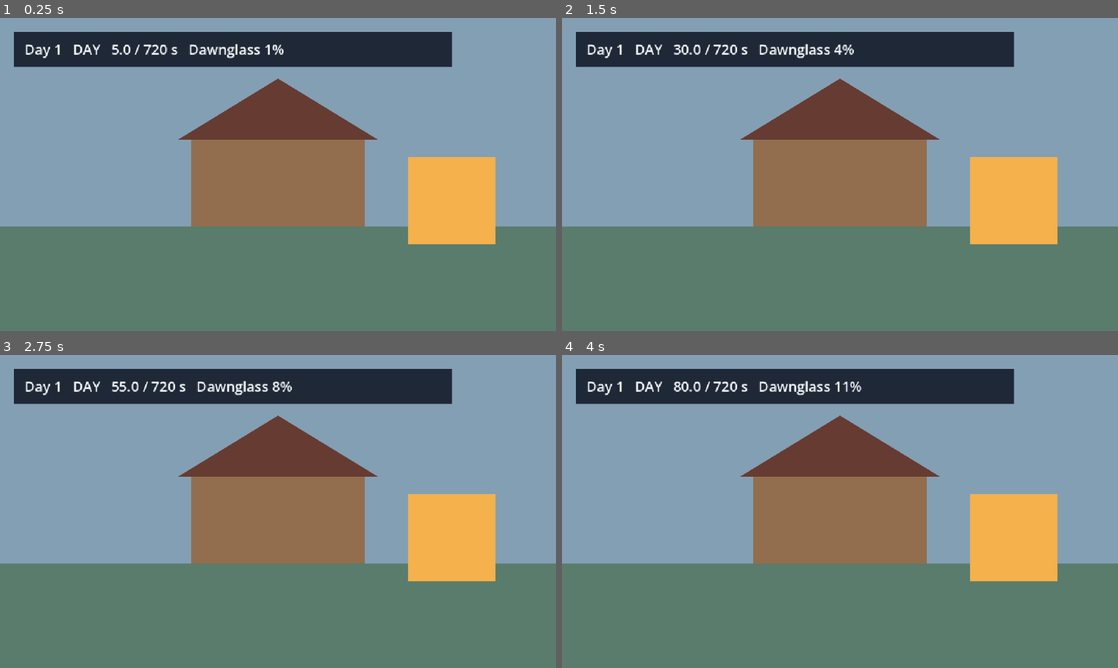
Above: before the commit, frames 1-4 (two rows, left to right).
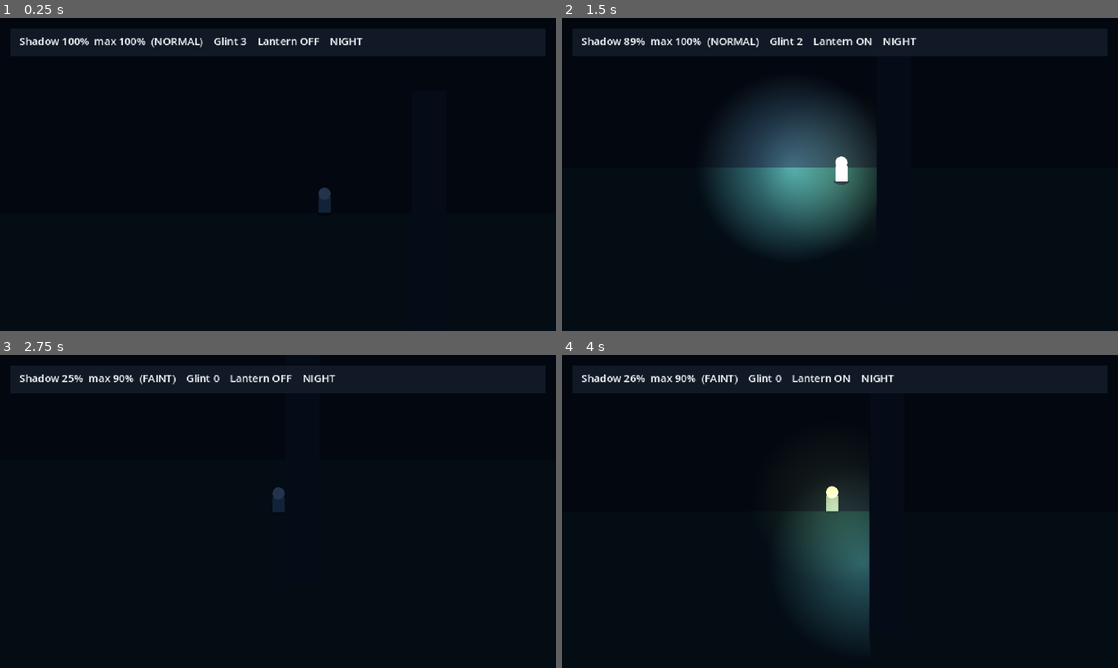
Above: after the commit, the same moments.

Repository: Chingkhei-lab/Dawnglass
Game: Godot game, scene res://scenes/debug/m3_lights.tscn
Same seed, same stepped clock (60 frames per second), same inputs: the game is played once before the commit and once after it. Before the commit the project starts from res://scenes/debug/m2_clock.tscn.
Inputs:
- Up to frame 1 (0.25 s): no input
- Up to frame 2 (1.5 s): hold D (move_right, bound only after the commit) 0.53-1.28 s; tap Q (glint, bound only after the commit) at 0.6 s; tap F (lantern, bound only after the commit) at 0.8, 1.35 s; hold S (move_down, bound only after the commit) from 1.28 s (still down)
- Up to frame 3 (2.75 s): tap Q (glint, bound only after the commit) at 1.55, 2.1 s; release S (move_down, bound only after the commit) at 2.03 s; hold D (move_right, bound only after the commit) from 2.03 s (still down); tap F (lantern, bound only after the commit) at 2.3 s
- Up to frame 4 (4 s): release D (move_right, bound only after the commit) at 2.78 s; hold W (move_up, bound only after the commit) 2.78-3.53 s; tap E (interact, bound only after the commit) at 2.85 s; tap Q (glint, bound only after the commit) at 3.05 s; hold A (move_left, bound only after the commit) from 3.53 s (still down); tap F (lantern, bound only after the commit) at 3.6 s

The runs differ from the first frame. In frame 1, 95% of the frame differs, in the area x 0-100%, y 0-100%; in frame 2, 95%; in frame 3, 95%; in frame 4, 95%.

Commit message:
M3: lights, Glint daylight and keeper shadows
Adds a cast-shadow lantern, a wall-aware daylight check shared by the
Glint burst and keeper exposure, and a shadow component with tuned
loss, sunlight recovery, the 30% maximum drop and the three visible
stages. Introduces the reusable Maren keeper scene, a shadow readout and
a 26-check driven harness. M1 and M2 test scenes were re-run clean.

Diff:
--- a/data/tuning.json
+++ b/data/tuning.json
@@ -25,6 +25,19 @@
   },
   "lighting": {
     "lantern_radius": 96.0,
-    "glint_charges": 3
+    "glint_charges": 3,
+    "glint_radius": 112.0,
+    "glint_duration": 4.0,
+    "obstacle_layer": 2
+  },
+  "shadow": {
+    "starting": 1.0,
+    "maximum": 1.0,
+    "dawnglass_loss_rate": 0.05,
+    "sunlight_recovery_rate": 0.02,
+    "low_threshold": 0.3,
+    "max_drop": 0.1,
+    "glint_cost": 0.05,
+    "flicker_speed": 6.0
   }
 }
--- a/project.godot
+++ b/project.godot
@@ -11,7 +11,7 @@
 [application]
 
 config/name="Dawnglass"
-run/main_scene="res://scenes/debug/m2_clock.tscn"
+run/main_scene="res://scenes/debug/m3_lights.tscn"
 config/features=PackedStringArray("4.7", "Forward Plus")
 config/icon="res://icon.svg"
 
@@ -32,11 +32,9 @@
 window/size/window_width_override=1280
 window/size/window_height_override=720
 window/stretch/mode="canvas_items"
-window/stretch/aspect="keep"
 
 [physics]
 
-common/physics_ticks_per_second=60
 3d/physics_engine="Jolt Physics"
 
 [rendering]
--- /dev/null
+++ b/scenes/debug/m3_lights.tscn
@@ -0,0 +1,71 @@
+[gd_scene load_steps=8 format=3]
+
+[ext_resource type="Script" path="res://scripts/debug/m3_test.gd" id="1_test"]
+[ext_resource type="PackedScene" path="res://scenes/keepers/maren.tscn" id="2_maren"]
+[ext_resource type="Script" path="res://scripts/world/follow_camera.gd" id="3_camera"]
+[ext_resource type="Script" path="res://scripts/world/day_night_tint.gd" id="4_tint"]
+[ext_resource type="Script" path="res://scripts/ui/shadow_readout.gd" id="5_readout"]
+
+[sub_resource type="RectangleShape2D" id="WallShape"]
+size = Vector2(40, 280)
+
+[sub_resource type="OccluderPolygon2D" id="WallOccluder"]
+polygon = PackedVector2Array(-20, -140, 20, -140, 20, 140, -20, 140)
+closed = true
+
+[node name="M3LightsDebug" type="Node2D"]
+y_sort_enabled = true
+script = ExtResource("1_test")
+
+[node name="Background" type="Polygon2D" parent="."]
+z_index = -10
+polygon = PackedVector2Array(0, 0, 1024, 0, 1024, 640, 0, 640)
+color = Color(0.086, 0.145, 0.2, 1)
+
+[node name="Ground" type="Polygon2D" parent="."]
+z_index = -9
+polygon = PackedVector2Array(0, 320, 1024, 320, 1024, 640, 0, 640)
+color = Color(0.106, 0.231, 0.267, 1)
+
+[node name="Wall" type="StaticBody2D" parent="."]
+position = Vector2(520, 320)
+collision_layer = 3
+collision_mask = 0
+
+[node name="Body" type="Polygon2D" parent="Wall"]
+polygon = PackedVector2Array(-20, -140, 20, -140, 20, 140, -20, 140)
+color = Color(0.149, 0.208, 0.302, 1)
+
+[node name="CollisionShape2D" type="CollisionShape2D" parent="Wall"]
+shape = SubResource("WallShape")
+
+[node name="LightOccluder2D" type="LightOccluder2D" parent="Wall"]
+occluder = SubResource("WallOccluder")
+
+[node name="Maren" parent="." instance=ExtResource("2_maren")]
+position = Vector2(400, 320)
+
+[node name="Camera2D" type="Camera2D" parent="."]
+script = ExtResource("3_camera")
+target_path = NodePath("../Maren")
+
+[node name="Tint" type="CanvasModulate" parent="."]
+script = ExtResource("4_tint")
+
+[node name="UI" type="CanvasLayer" parent="."]
+
+[node name="Panel" type="ColorRect" parent="UI"]
+offset_left = 12.0
+offset_top = 12.0
+offset_right = 628.0
+offset_bottom = 44.0
+color = Color(0.078, 0.106, 0.161, 0.9)
+
+[node name="Readout" type="Label" parent="UI/Panel"]
+offset_left = 10.0
+offset_top = 6.0
+offset_right = 606.0
+offset_bottom = 26.0
+theme_override_colors/font_color = Color(0.957, 0.969, 0.98, 1)
+theme_override_font_sizes/font_size = 12
+script = ExtResource("5_readout")
--- /dev/null
+++ b/scenes/keepers/maren.tscn
@@ -0,0 +1,46 @@
+[gd_scene load_steps=7 format=3]
+
+[ext_resource type="Script" path="res://scripts/keepers/keeper_controller.gd" id="1_keeper"]
+[ext_resource type="Script" path="res://scripts/components/shadow_component.gd" id="2_shadow"]
+
+[sub_resource type="RectangleShape2D" id="KeeperShape"]
+size = Vector2(14, 16)
+
+[sub_resource type="CircleShape2D" id="ProbeShape"]
+radius = 28.0
+
+[sub_resource type="Gradient" id="LanternGradient"]
+colors = PackedColorArray(1, 1, 1, 1, 1, 1, 1, 0)
+
+[sub_resource type="GradientTexture2D" id="LanternTexture"]
+gradient = SubResource("LanternGradient")
+width = 256
+height = 256
+fill = 1
+fill_from = Vector2(0.5, 0.5)
+fill_to = Vector2(1, 0.5)
+
+[node name="Maren" type="CharacterBody2D"]
+script = ExtResource("1_keeper")
+
+[node name="CollisionShape2D" type="CollisionShape2D" parent="."]
+position = Vector2(0, -8)
+shape = SubResource("KeeperShape")
+
+[node name="InteractionProbe" type="Area2D" parent="."]
+
+[node name="CollisionShape2D" type="CollisionShape2D" parent="InteractionProbe"]
+position = Vector2(0, -8)
+shape = SubResource("ProbeShape")
+
+[node name="ShadowComponent" type="Node" parent="."]
+script = ExtResource("2_shadow")
+
+[node name="Lantern" type="PointLight2D" parent="."]
+position = Vector2(0, -12)
+texture = SubResource("LanternTexture")
+texture_scale = 0.75
+color = Color(1, 0.721, 0.302, 1)
+energy = 1.0
+shadow_enabled = true
+shadow_filter = 1
--- /dev/null
+++ b/scenes/lights/glint_burst.tscn
@@ -0,0 +1,25 @@
+[gd_scene load_steps=4 format=3]
+
+[ext_resource type="Script" path="res://scripts/lights/glint_burst.gd" id="1_burst"]
+
+[sub_resource type="Gradient" id="Gradient"]
+colors = PackedColorArray(1, 1, 1, 1, 1, 1, 1, 0)
+
+[sub_resource type="GradientTexture2D" id="GradientTexture"]
+gradient = SubResource("Gradient")
+width = 256
+height = 256
+fill = 1
+fill_from = Vector2(0.5, 0.5)
+fill_to = Vector2(1, 0.5)
+
+[node name="GlintBurst" type="Node2D"]
+script = ExtResource("1_burst")
+
+[node name="Light" type="PointLight2D" parent="."]
+texture = SubResource("GradientTexture")
+texture_scale = 0.9
+color = Color(1, 0.95, 0.8, 1)
+energy = 1.6
+shadow_enabled = true
+shadow_filter = 1
--- /dev/null
+++ b/scripts/components/shadow_component.gd
@@ -0,0 +1,67 @@
+extends Node
+
+const STAGE_NORMAL := "normal"
+const STAGE_FLICKERING := "flickering"
+const STAGE_FAINT := "faint"
+const STAGE_GONE := "gone"
+
+var value: float = 1.0
+var maximum: float = 1.0
+var _below_threshold := false
+var _time := 0.0
+
+var _loss_rate := 0.0
+var _recovery_rate := 0.0
+var _threshold := 0.3
+var _max_drop := 0.1
+var _flicker_speed := 6.0
+
+func _ready() -> void:
+	maximum = float(Data.require_value("shadow.maximum"))
+	value = minf(float(Data.require_value("shadow.starting")), maximum)
+	_loss_rate = float(Data.require_value("shadow.dawnglass_loss_rate"))
+	_recovery_rate = float(Data.require_value("shadow.sunlight_recovery_rate"))
+	_threshold = float(Data.require_value("shadow.low_threshold"))
+	_max_drop = float(Data.require_value("shadow.max_drop"))
+	_flicker_speed = float(Data.require_value("shadow.flicker_speed"))
+
+func _physics_process(delta: float) -> void:
+	_time += delta
+
+func apply_exposure(delta: float) -> void:
+	set_value(value - _loss_rate * delta)
+
+func apply_cost(amount: float) -> void:
+	set_value(value - amount)
+
+func recover(delta: float) -> void:
+	set_value(minf(maximum, value + _recovery_rate * delta))
+
+func set_value(new_value: float) -> void:
+	value = clampf(new_value, 0.0, 1.0)
+	if value < _threshold and not _below_threshold:
+		_below_threshold = true
+		maximum = maxf(0.01, maximum - _max_drop)
+		value = minf(value, maximum)
+	elif value >= _threshold:
+		_below_threshold = false
+
+func stage() -> String:
+	if value <= 0.0:
+		return STAGE_GONE
+	if value > 0.6:
+		return STAGE_NORMAL
+	if value > _threshold:
+		return STAGE_FLICKERING
+	return STAGE_FAINT
+
+func visual_alpha(at_time: float = -1.0) -> float:
+	var now := _time if at_time < 0.0 else at_time
+	match stage():
+		STAGE_FLICKERING:
+			return 0.3 + 0.35 * (0.5 + 0.5 * sin(now * _flicker_speed))
+		STAGE_FAINT:
+			return 0.18
+		STAGE_GONE:
+			return 0.0
+	return 0.8
--- /dev/null
+++ b/scripts/debug/m3_test.gd
@@ -0,0 +1,249 @@
+extends Node2D
+
+const RUNTIME_FRAMES := 10800
+const STEP_TIMEOUT := 3000
+const BURST_SCENE := preload("res://scenes/lights/glint_burst.tscn")
+
+var failures := 0
+var testing := true
+var runtime_left := RUNTIME_FRAMES
+var step := 0
+var step_frame := 0
+
+var keeper: Node
+var shadow: Node
+var lantern: PointLight2D
+var readout: Label
+
+var value_before := 0.0
+var max_before := 0.0
+
+func _ready() -> void:
+	Clock.time_scale = 0.0
+	Clock.phase = Clock.PHASE_NIGHT
+	Clock.phase_elapsed = 0.0
+	keeper = $Maren
+	shadow = keeper.get_node("ShadowComponent")
+	lantern = keeper.get_node("Lantern")
+	readout = $UI/Panel/Readout
+	print("M3 TEST START")
+
+func _physics_process(_delta: float) -> void:
+	if not testing:
+		runtime_left -= 1
+		if runtime_left == 0:
+			print("M3 RUNTIME CHECK COMPLETE")
+			get_tree().quit(failures)
+		return
+	step_frame += 1
+	if step_frame > STEP_TIMEOUT:
+		_expect(false, "", "FAIL M3 step %d timed out" % step)
+		_finish()
+		return
+	match step:
+		0: _structure_step()
+		1: _lantern_step()
+		2: _wall_step()
+		3: _exposure_step()
+		4: _stage_step()
+		5: _max_drop_step()
+		6: _recovery_step()
+		7: _glint_step()
+		8: _finish_step()
+
+func _structure_step() -> void:
+	if step_frame < 2:
+		return
+	_expect(lantern != null and lantern.enabled,
+		"PASS M3 lantern light exists and starts on", "FAIL M3 lantern missing or off")
+	_expect(is_equal_approx(shadow.value, 1.0) and is_equal_approx(shadow.maximum, 1.0),
+		"PASS M3 shadow starts full (100%)",
+		"FAIL M3 shadow starts at %.2f / max %.2f" % [shadow.value, shadow.maximum])
+	var wall := $Wall as StaticBody2D
+	var obstacle_layer := int(Data.require_value("lighting.obstacle_layer"))
+	_expect((wall.collision_layer & obstacle_layer) != 0,
+		"PASS M3 wall is a daylight obstacle", "FAIL M3 wall not on the obstacle layer")
+	_expect(keeper.glint_charges == int(Data.require_value("lighting.glint_charges")),
+		"PASS M3 Glint starts with %d charges" % keeper.glint_charges,
+		"FAIL M3 Glint starts with %d charges" % keeper.glint_charges)
+	_advance(1)
+
+func _lantern_step() -> void:
+	if step_frame == 1:
+		value_before = shadow.value
+		keeper.set_lantern(false)
+	elif step_frame == 20:
+		keeper.set_lantern(true)
+		_expect(is_equal_approx(shadow.value, value_before),
+			"PASS M3 lantern has no gameplay effect on shadow",
+			"FAIL M3 lantern changed shadow to %.3f" % shadow.value)
+		_expect(lantern.enabled, "PASS M3 lantern toggles back on", "FAIL M3 lantern did not turn on")
+		_advance(2)
+
+func _wall_step() -> void:
+	if step_frame == 1:
+		_spawn_burst(Vector2(470, 320), 10.0)
+	elif step_frame == 2:
+		var burst = get_tree().get_first_node_in_group("daylight_fields")
+		var clear: bool = burst.is_point_lit(Vector2(490, 320))
+		var blocked: bool = burst.is_point_lit(Vector2(570, 320))
+		var out_of_range: bool = burst.is_point_lit(Vector2(470, 520))
+		_expect(clear, "PASS M3 daylight check sees a clear point", "FAIL M3 daylight check missed a clear point")
+		_expect(not blocked, "PASS M3 Glint daylight is blocked by a wall", "FAIL M3 Glint daylight passed through a wall")
+		_expect(not out_of_range, "PASS M3 daylight check respects range", "FAIL M3 daylight check ignored range")
+		_clear_bursts()
+		_advance(3)
+
+func _exposure_step() -> void:
+	if step_frame == 2:
+		value_before = shadow.value
+		_spawn_burst(keeper.global_position, 10.0)
+	elif step_frame == 122:
+		var drop: float = value_before - shadow.value
+		var expected := float(Data.require_value("shadow.dawnglass_loss_rate")) * 2.0
+		_expect(absf(drop - expected) < 0.02,
+			"PASS M3 shadow drops while exposed (%.2f in 2 s)" % drop,
+			"FAIL M3 exposure drop %.3f, expected %.3f" % [drop, expected])
+		_expect(shadow.stage() == "normal",
+			"PASS M3 high shadow is normal", "FAIL M3 stage is %s" % shadow.stage())
+		_clear_bursts()
+		_advance(4)
+
+func _stage_step() -> void:
+	if step_frame == 1:
+		shadow.set_value(0.55)
+		var flicker_a: float = shadow.visual_alpha(0.0)
+		var flicker_b: float = shadow.visual_alpha(0.13)
+		_expect(shadow.stage() == "flickering",
+			"PASS M3 shadow flickers between 60% and 30%", "FAIL M3 stage at 55%% is %s" % shadow.stage())
+		_expect(absf(flicker_a - flicker_b) > 0.01,
+			"PASS M3 flickering shadow varies", "FAIL M3 flickering shadow is static")
+		shadow.set_value(0.25)
+		_expect(shadow.stage() == "faint",
+			"PASS M3 shadow is faint below 30%", "FAIL M3 stage at 25%% is %s" % shadow.stage())
+		var faint_alpha: float = shadow.visual_alpha(0.0)
+		_expect(faint_alpha < 0.3, "PASS M3 faint shadow is dimmer", "FAIL M3 faint alpha %.2f" % faint_alpha)
+	elif step_frame == 20:
+		shadow.maximum = 1.0
+		shadow.set_value(1.0)
+		_advance(5)
+
+func _max_drop_step() -> void:
+	if step_frame == 1:
+		max_before = shadow.maximum
+		shadow.set_value(0.32)
+		_spawn_burst(keeper.global_position, 20.0)
+	elif step_frame == 60:
+		var dropped: bool = is_equal_approx(shadow.maximum, max_before - 0.1)
+		_expect(dropped and shadow.value < 0.3,
+			"PASS M3 falling below 30%% lowers max to %d%%" % roundi(shadow.maximum * 100.0),
+			"FAIL M3 max %.2f, value %.2f" % [shadow.maximum, shadow.value])
+	elif step_frame == 130:
+		_expect(is_equal_approx(shadow.maximum, max_before - 0.1),
+			"PASS M3 max drops only once per crossing",
+			"FAIL M3 max dropped again to %.2f" % shadow.maximum)
+		_clear_bursts()
+		Clock.phase = Clock.PHASE_DAY
+	elif step_frame == 560:
+		_expect(shadow.value > 0.3,
+			"PASS M3 recovery raises shadow above 30%% (%.2f)" % shadow.value,
+			"FAIL M3 recovery stalled at %.2f" % shadow.value)
+		Clock.phase = Clock.PHASE_NIGHT
+		shadow.set_value(0.32)
+		_spawn_burst(keeper.global_position, 10.0)
+	elif step_frame == 620:
+		_expect(is_equal_approx(shadow.maximum, max_before - 0.2),
+			"PASS M3 second crossing drops max to %d%%" % roundi(shadow.maximum * 100.0),
+			"FAIL M3 second drop max %.2f" % shadow.maximum)
+		_clear_bursts()
+		_advance(6)
+
+func _recovery_step() -> void:
+	if step_frame == 1:
+		Clock.phase = Clock.PHASE_DAY
+		shadow.maximum = 0.8
+		shadow.set_value(0.5)
+		value_before = 0.5
+	elif step_frame == 121:
+		var rise: float = shadow.value - value_before
+		var expected := float(Data.require_value("shadow.sunlight_recovery_rate")) * 2.0
+		_expect(absf(rise - expected) < 0.02,
+			"PASS M3 shadow recovers in daylight (%.2f in 2 s)" % rise,
+			"FAIL M3 recovery %.3f, expected %.3f" % [rise, expected])
+		shadow.set_value(0.79)
+	elif step_frame == 241:
+		_expect(is_equal_approx(shadow.value, shadow.maximum),
+			"PASS M3 recovery stops at the maximum (%d%%)" % roundi(shadow.maximum * 100.0),
+			"FAIL M3 recovery %.2f against max %.2f" % [shadow.value, shadow.maximum])
+		Clock.phase = Clock.PHASE_NIGHT
+		_advance(7)
+
+func _glint_step() -> void:
+	if step_frame == 1:
+		value_before = shadow.value
+	elif step_frame == 2:
+		var charges_before: int = keeper.glint_charges
+		var fired: bool = keeper.fire_glint()
+		_expect(fired and keeper.glint_charges == charges_before - 1,
+			"PASS M3 Glint spends a charge (%d left)" % keeper.glint_charges,
+			"FAIL M3 Glint charge not spent")
+	elif step_frame == 3:
+		var cost: float = value_before - shadow.value
+		var expected := float(Data.require_value("shadow.glint_cost"))
+		_expect(absf(cost - expected) < 0.01,
+			"PASS M3 Glint costs %.2f shadow" % cost,
+			"FAIL M3 Glint cost %.3f, expected %.3f" % [cost, expected])
+		while keeper.glint_charges > 0:
+			keeper.fire_glint()
+		_expect(keeper.glint_charges == 0,
+			"PASS M3 Glint charges run out", "FAIL M3 Glint charges %d" % keeper.glint_charges)
+		_expect(not keeper.fire_glint(),
+			"PASS M3 Glint refuses to fire at 0 charges", "FAIL M3 Glint fired with no charges")
+	elif step_frame == 10:
+		_clear_bursts()
+		_advance(8)
+
+func _finish_step() -> void:
+	if step_frame < 2:
+		return
+	_expect(readout.text.contains("Shadow") and readout.text.contains("%") and readout.text.contains("Glint"),
+		"PASS M3 readout shows shadow, max and Glint charges",
+		"FAIL M3 readout: %s" % readout.text)
+	_finish()
+
+func _finish() -> void:
+	testing = false
+	if failures == 0:
+		print("M3 TESTS PASS")
+	else:
+		print("M3 TESTS FAIL (%d failures)" % failures)
+	if (OS.get_cmdline_args() + OS.get_cmdline_user_args()).has("--fast"):
+		get_tree().quit(failures)
+		return
+	print("M3 RUNTIME CHECK START")
+
+func _spawn_burst(at: Vector2, duration: float) -> Node2D:
+	var burst := BURST_SCENE.instantiate()
+	add_child(burst)
+	burst.global_position = at
+	burst.configure(
+		float(Data.require_value("lighting.glint_radius")),
+		duration,
+		int(Data.require_value("lighting.obstacle_layer"))
+	)
+	return burst
+
+func _clear_bursts() -> void:
+	for field in get_tree().get_nodes_in_group("daylight_fields"):
+		field.queue_free()
+
+func _advance(next_step: int) -> void:
+	step = next_step
+	step_frame = 0
+
+func _expect(condition: bool, pass_text: String, fail_text: String) -> void:
+	if condition:
+		print(pass_text)
+	else:
+		print(fail_text)
+		failures += 1
--- a/scripts/keepers/keeper_controller.gd
+++ b/scripts/keepers/keeper_controller.gd
@@ -1,13 +1,17 @@
 extends CharacterBody2D
 
 signal interacted(text: String)
+signal glint_fired(charges_left: int)
 
+const GLINT_SCENE := preload("res://scenes/lights/glint_burst.tscn")
 const KEY_BINDINGS := {
 	"move_left": KEY_A,
 	"move_right": KEY_D,
 	"move_up": KEY_W,
 	"move_down": KEY_S,
 	"interact": KEY_E,
+	"lantern": KEY_F,
+	"glint": KEY_Q,
 }
 const AXIS_BINDINGS := [
 	["move_left", JOY_AXIS_LEFT_X, -1.0],
@@ -17,20 +21,38 @@
 ]
 const BUTTON_BINDINGS := [
 	["interact", JOY_BUTTON_A],
+	["lantern", JOY_BUTTON_B],
+	["glint", JOY_BUTTON_X],
 ]
 
 @export var speed_path := "movement.keeper_speed"
 @onready var interaction_probe: Area2D = $InteractionProbe
 
+var glint_charges := 0
+var _shadow: Node = null
+var _lantern: PointLight2D = null
+var _elapsed := 0.0
+
 func _ready() -> void:
 	_bind_input()
+	_shadow = get_node_or_null("ShadowComponent")
+	_lantern = get_node_or_null("Lantern") as PointLight2D
+	glint_charges = int(Data.require_value("lighting.glint_charges"))
+	_apply_lantern_radius()
 
-func _physics_process(_delta: float) -> void:
+func _physics_process(delta: float) -> void:
+	_elapsed += delta
 	var direction := Input.get_vector("move_left", "move_right", "move_up", "move_down")
 	velocity = direction * float(Data.require_value(speed_path))
 	move_and_slide()
 	if Input.is_action_just_pressed("interact"):
 		try_interact()
+	if Input.is_action_just_pressed("lantern"):
+		set_lantern(not is_lantern_on())
+	if Input.is_action_just_pressed("glint"):
+		fire_glint()
+	_update_shadow(delta)
+	queue_redraw()
 
 func try_interact() -> bool:
 	var target := _nearest_interactable()
@@ -38,6 +60,52 @@
 		return false
 	interacted.emit(target.interact())
 	return true
+
+func set_lantern(enabled: bool) -> void:
+	if _lantern == null:
+		return
+	_lantern.enabled = enabled
+
+func is_lantern_on() -> bool:
+	return _lantern != null and _lantern.enabled
+
+func fire_glint() -> bool:
+	if glint_charges <= 0:
+		return false
+	glint_charges -= 1
+	var burst := GLINT_SCENE.instantiate()
+	get_tree().current_scene.add_child(burst)
+	burst.global_position = global_position
+	burst.configure(
+		float(Data.require_value("lighting.glint_radius")),
+		float(Data.require_value("lighting.glint_duration")),
+		int(Data.require_value("lighting.obstacle_layer"))
+	)
+	if _shadow != null:
+		_shadow.apply_cost(float(Data.require_value("shadow.glint_cost")))
+	glint_fired.emit(glint_charges)
+	return true
+
+func _update_shadow(delta: float) -> void:
+	if _shadow == null:
+		return
+	if _is_exposed():
+		_shadow.apply_exposure(delta)
+	elif Clock.phase == Clock.PHASE_DAY:
+		_shadow.recover(delta)
+
+func _is_exposed() -> bool:
+	for field in get_tree().get_nodes_in_group("daylight_fields"):
+		if field.has_method("is_point_lit") and field.is_point_lit(global_position):
+			return true
+	return false
+
+func _apply_lantern_radius() -> void:
+	if _lantern == null:
+		return
+	var radius := float(Data.require_value("lighting.lantern_radius"))
+	if _lantern.texture != null:
+		_lantern.texture_scale = radius * 2.0 / float(_lantern.texture.get_width())
 
 func _nearest_interactable() -> Node:
 	var best: Node = null
@@ -89,7 +157,10 @@
 	return event
 
 func _draw() -> void:
-	draw_colored_polygon(_ellipse(Vector2(0, 0), Vector2(9, 3.5)), Color("#141B29"))
+	var shadow_alpha := 0.8
+	if _shadow != null:
+		shadow_alpha = _shadow.visual_alpha(_elapsed)
+	draw_colored_polygon(_ellipse(Vector2(0, 0), Vector2(9, 3.5)), Color(0.078, 0.106, 0.161, shadow_alpha))
 	draw_rect(Rect2(-7, -18, 14, 18), Color("#7CA5B8"))
 	draw_circle(Vector2(0, -22), 7.0, Color("#F4F7FA"))
 
--- /dev/null
+++ b/scripts/lights/glint_burst.gd
@@ -0,0 +1,46 @@
+extends Node2D
+
+const DaylightCheck := preload("res://scripts/world/daylight_check.gd")
+const MAX_ENERGY := 1.6
+
+var radius := 0.0
+var duration := 0.0
+var obstacle_mask := 1
+var time_left := 0.0
+
+@onready var light: PointLight2D = $Light
+
+func _ready() -> void:
+	add_to_group("daylight_fields")
+
+func configure(radius_value: float, duration_value: float, mask: int) -> void:
+	radius = radius_value
+	duration = duration_value
+	obstacle_mask = mask
+	time_left = duration_value
+	if light == null:
+		return
+	var texture_width := 256.0
+	if light.texture != null:
+		texture_width = float(light.texture.get_width())
+	light.texture_scale = radius * 2.0 / texture_width
+	light.energy = MAX_ENERGY
+
+func _physics_process(delta: float) -> void:
+	time_left -= delta
+	if time_left <= 0.0:
+		queue_free()
+		return
+	if light != null:
+		light.energy = MAX_ENERGY * clampf(time_left / maxf(duration, 0.001), 0.0, 1.0)
+
+func is_point_lit(point: Vector2) -> bool:
+	return DaylightCheck.is_lit(
+		get_world_2d().direct_space_state,
+		point,
+		global_position,
+		radius,
+		Vector2.ZERO,
+		180.0,
+		obstacle_mask
+	)
--- /dev/null
+++ b/scripts/ui/shadow_readout.gd
@@ -0,0 +1,20 @@
+extends Label
+
+@export var keeper_path: NodePath = ^"../../../Maren"
+
+func _physics_process(_delta: float) -> void:
+	var keeper := get_node_or_null(keeper_path)
+	if keeper == null:
+		return
+	var shadow := keeper.get_node_or_null("ShadowComponent")
+	if shadow == null:
+		return
+	var lantern := keeper.get_node_or_null("Lantern") as PointLight2D
+	text = "Shadow %d%%  max %d%%  (%s)    Glint %d    Lantern %s    %s" % [
+		roundi(shadow.value * 100.0),
+		roundi(shadow.maximum * 100.0),
+		shadow.stage().to_upper(),
+		keeper.glint_charges,
+		"ON" if lantern != null and lantern.enabled else "OFF",
+		Clock.phase.to_upper(),
+	]
--- /dev/null
+++ b/scripts/world/daylight_check.gd
@@ -0,0 +1,21 @@
+extends RefCounted
+
+static func is_lit(
+	space: PhysicsDirectSpaceState2D,
+	point: Vector2,
+	origin: Vector2,
+	radius: float,
+	direction := Vector2.ZERO,
+	half_angle_deg := 180.0,
+	obstacle_mask := 1
+) -> bool:
+	if origin.distance_to(point) > radius:
+		return false
+	if half_angle_deg < 180.0 and direction.length_squared() > 0.0:
+		var to_point := point - origin
+		if to_point.length_squared() > 0.0:
+			var angle := rad_to_deg(to_point.normalized().angle_to(direction.normalized()))
+			if absf(angle) > half_angle_deg:
+				return false
+	var query := PhysicsRayQueryParameters2D.create(origin, point, obstacle_mask)
+	return space.intersect_ray(query).is_empty()
Not shown, added: scripts/components/interactable.gd.uid
Not shown, added: scripts/debug/m1_test.gd.uid
Not shown, added: scripts/debug/m2_test.gd.uid
Not shown, added: scripts/keepers/keeper_controller.gd.uid
Not shown, added: scripts/ui/clock_readout.gd.uid
Not shown, added: scripts/ui/text_box.gd.uid
Not shown, added: scripts/world/day_night_tint.gd.uid
Not shown, added: scripts/world/follow_camera.gd.uid
Not shown, changed: docs/PROGRESS.md
